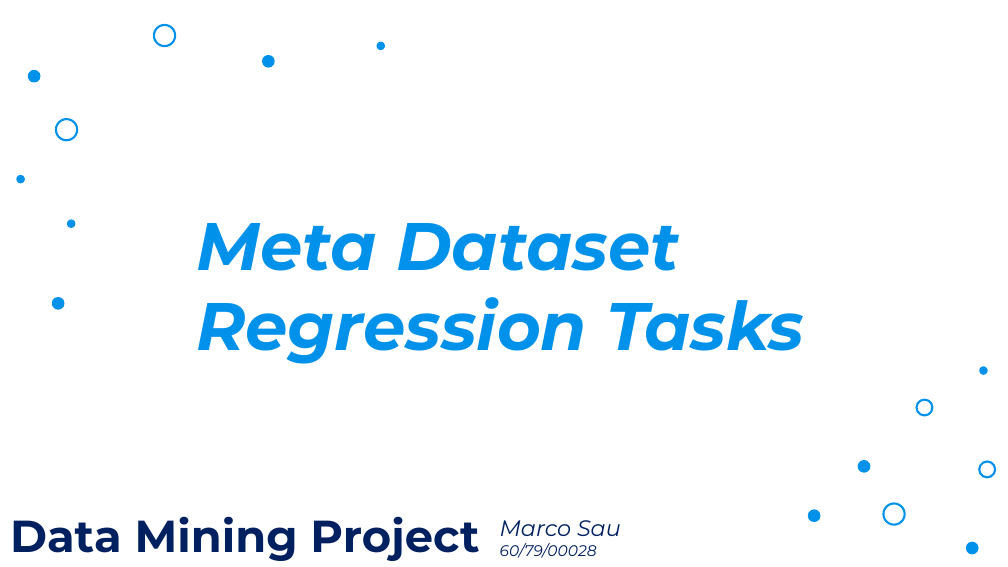
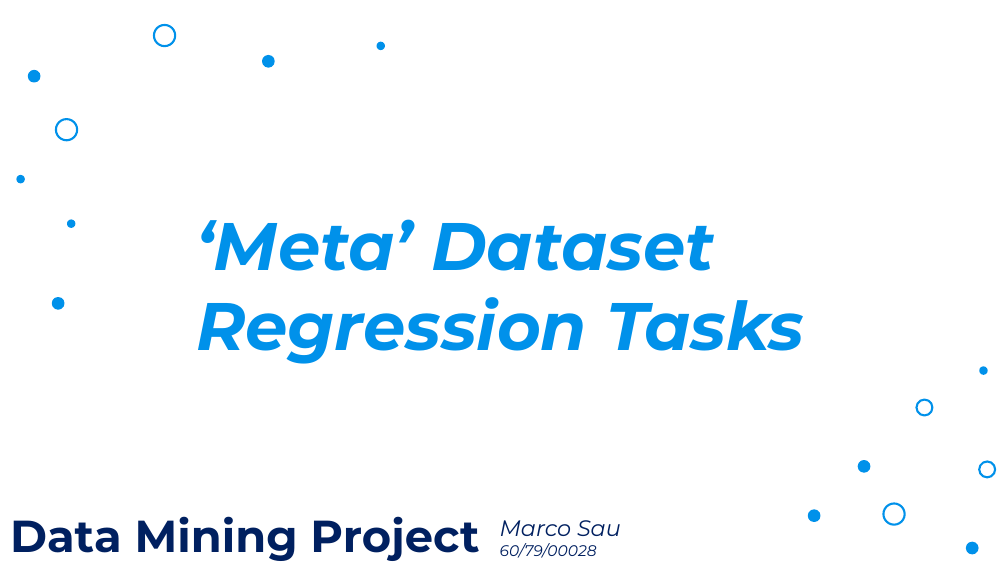
Before and after one commit to Marco-Sau/Meta-Dataset-Regression, a slide deck: slide 1 of Docs/Presentation.pptx. Drawn at 1008x567 pixels with LibreOffice and Linux fonts; fonts in the diff are those of the drawing; background and template pictures are left out. Boxes give left, top, right and bottom in pixels: in the first picture for what was removed or moved away, otherwise in the second. Text is boxed around its words. In the diff, an @@ line names an element or a change of style, - is before the commit and + after.

```diff
--- a/Docs/Presentation.pptx
+++ b/Docs/Presentation.pptx
@@ text at (196,219,714,271): text changed @@
-Meta Dataset
+‘Meta’ Dataset
```
Also in this commit, not shown: 1 other slide changed, 16 slides added, 15 slides removed, 1 other file.
